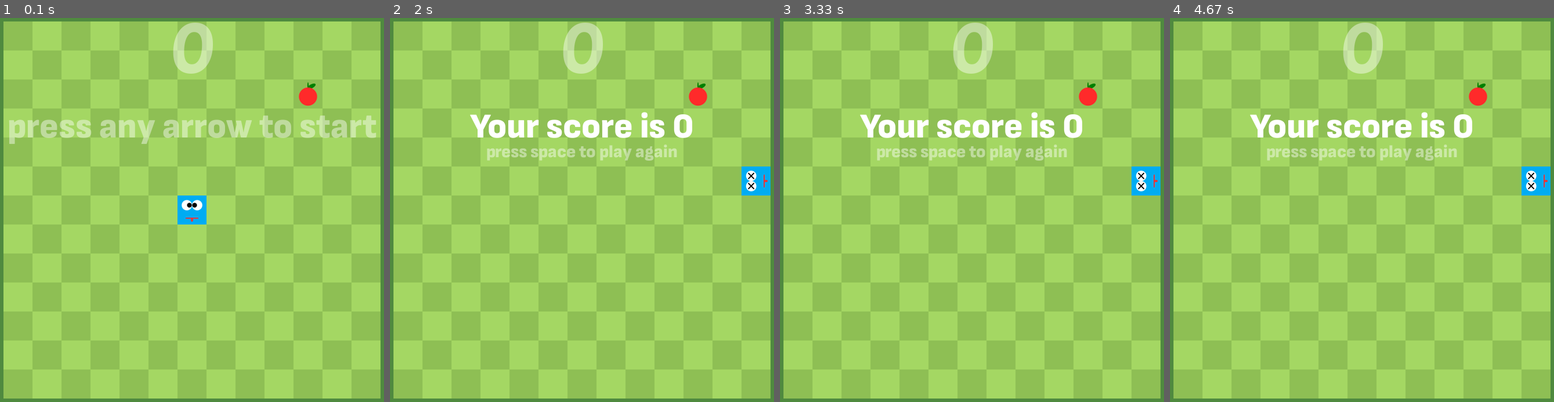
Above: before the commit, frames 1-4 (left to right).
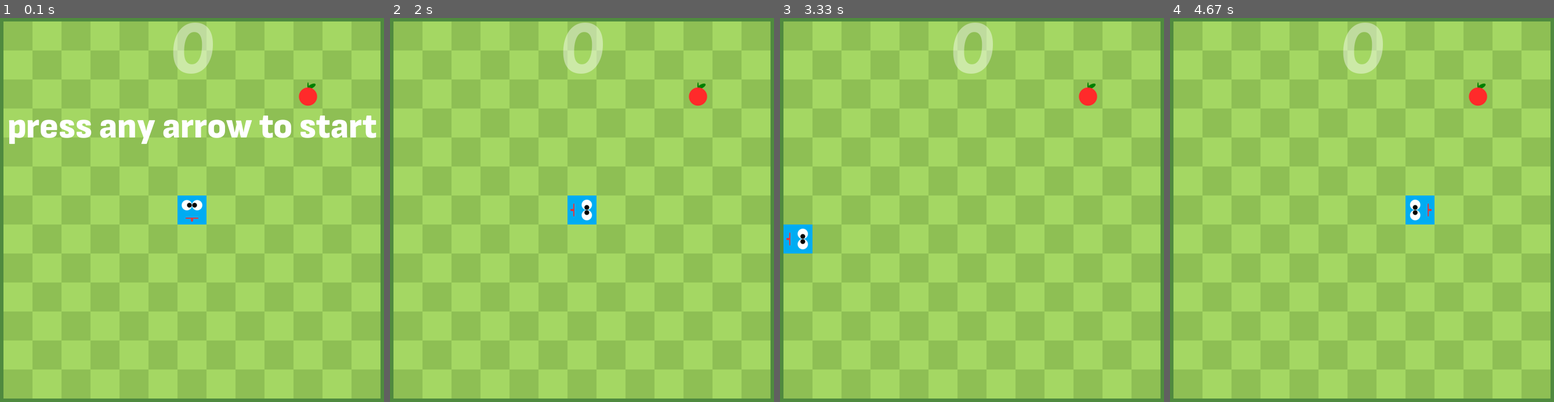
Above: after the commit, the same moments.

Repository: ad1utant/snake-pygame
Game: pygame game, started from main.py
The game is run twice, just before and just after one commit, with the same random seed, the same clock (stepped at 60 frames per second) and the same inputs.
Inputs:
- Up to frame 1 (0.1 s): no input
- Up to frame 2 (2 s): hold Right 0.33-0.8 s; hold Up 0.83-1.13 s; hold Right 1.17-1.63 s; hold Space from 1.67 s (still down); hold Left from 1.67 s (still down)
- Up to frame 3 (3.33 s): release Space at 2.2 s; release Left at 2.2 s; hold Down 2.8-3.1 s; hold Left from 3.13 s (still down)
- Up to frame 4 (4.67 s): release Left at 3.53 s; tap Space at 3.97, 4.37 s; hold Right from 4.3 s (still down)

The runs differ from the first frame. In frame 1, 2.7% of the frame differs, in the area x 2-99%, y 25-33%; in frame 2, 3.6%, in the area x 20-100%, y 24-54%; in frame 3, 3.6%; in frame 4, 3.6%.

Commit message:
if u lose u can restart

Diff:
--- a/finish.py
+++ b/finish.py
@@ -1,5 +1,5 @@
 import pygame
-
+from pygame.locals import (K_SPACE)
 class Finish():
     def __init__(self):
         self.font = pygame.font.Font("fonts/sofia.ttf", 60)
@@ -28,6 +28,16 @@
         self.surf2.set_alpha(110)
         self.rect = self.surf.get_rect(center=[350,207])
         self.rect2 = self.surf2.get_rect(center=[350,250])
-    def check(self,screen):
-        screen.blit(self.surf,self.rect)
-        screen.blit(self.surf2,self.rect2)
+    def update(self,screen,player):
+        if player.direction == 'finish':
+            screen.blit(self.surf,self.rect)
+            screen.blit(self.surf2,self.rect2)
+    def restart(self,player,key_pressed,direction_list,counter):
+        if player.direction == 'finish':
+            if key_pressed[K_SPACE]:
+                player.surf = pygame.image.load('graphics/head_down.png')
+                counter.value = 0
+                direction_list.clear()
+                player.direction = 'start'
+                player.rect.x = 325
+                player.rect.y = 325
--- a/greeting.py
+++ b/greeting.py
@@ -5,7 +5,6 @@
         pygame.font.init()
         self.font = pygame.font.Font("fonts/sofia.ttf", 60)
         self.surf = self.font.render('press any arrow to start',True,[255,255,255],None)
-        self.surf.set_alpha(110)
         self.rect = self.surf.get_rect(center=[350,207])
     def update(self,screen,player):
         if player.direction == "start":
--- a/main.py
+++ b/main.py
@@ -57,7 +57,7 @@
                 direction_list.insert(0,(player.rect.x,player.rect.y))
                 if len(direction_list) > counter.value + 1:
                     direction_list.pop()
-    print(player.direction,direction_list)
+    print(player.rect.x,player.rect.y,player.direction,direction_list)
     player.check_move(key_pressed)
     fruit.check(player,fruit_group,counter,direction_list)
 
@@ -69,7 +69,8 @@
     screen.blit(player.surf, player.rect)
     greeting.update(screen, player)
     counter.update(screen)
-    finish.check(screen)
+    finish.update(screen,player)
+    finish.restart(player,key_pressed,direction_list,counter)
     pygame.display.flip()
     clock.tick(30)
 
